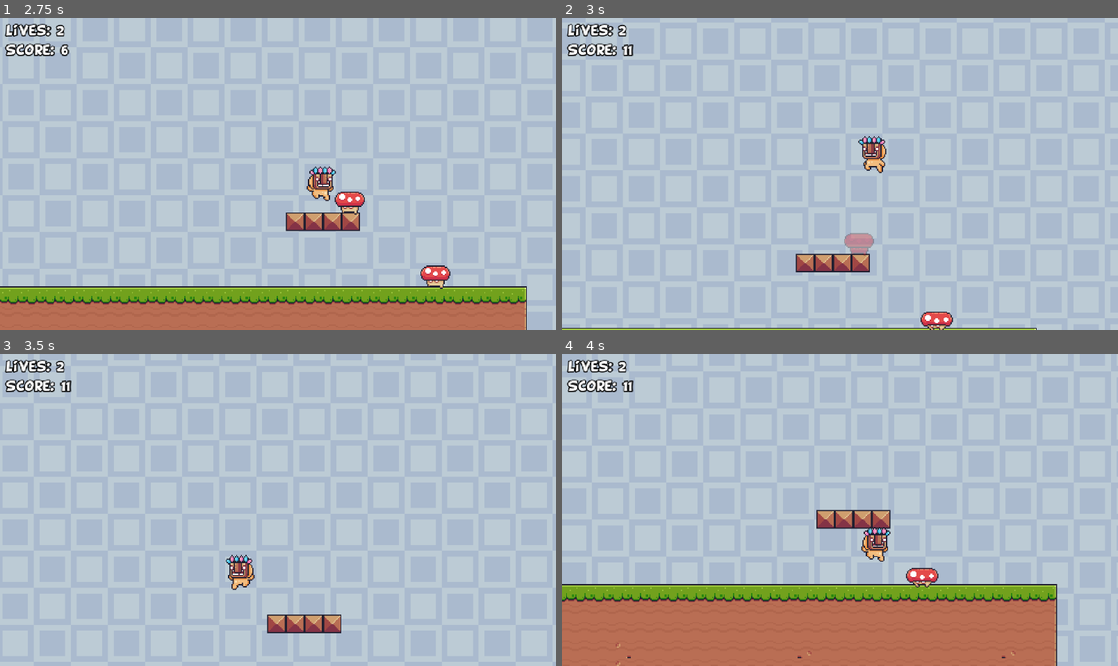
Above: before the commit, frames 1-4 (two rows, left to right).
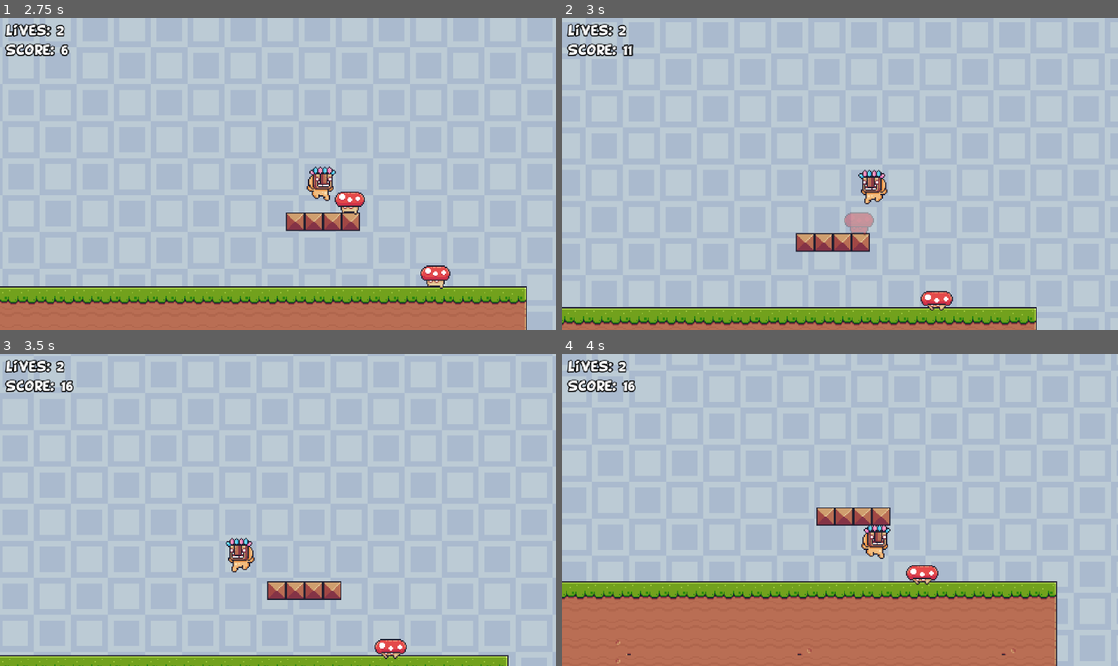
Above: after the commit, the same moments.

Repository: LaSierraDev/godot_practice_2d_platforms
Game: Godot game, scene res://scenes/IU/main_menu.tscn
Two runs of this game, one before a commit and one after it. Both use one fixed random seed, a clock stepped at 60 frames per second and the inputs below.
Inputs:
- Up to frame 1 (2.75 s): click "start" at 0.5 s; hold D (right) from 1.28 s (still down); tap Space (jump) at 1.35, 1.52, 1.82, 2.1, 2.27, 2.57 s
- Up to frame 2 (3 s): release D (right) at 2.78 s; hold A (left) from 2.78 s (still down); tap Space (jump) at 2.85 s
- Up to frame 3 (3.5 s): keep holding A (left)
- Up to frame 4 (4 s): release A (left) at 3.53 s; hold D (right) from 3.53 s (still down); tap Space (jump) at 3.6, 3.77 s

Frame 1 is identical in both runs. In frame 2, 9.3% of the frame differs, in the area x 0-86%, y 37-100%; in frame 3, 5.8%; in frame 4, 4.8%.

Commit message:
[FEAT] Sound of dead player and dead enemy added

Diff:
--- a/scenes/Enemies/enemy_base.tscn
+++ b/scenes/Enemies/enemy_base.tscn
@@ -63,3 +63,5 @@
 libraries/ = SubResource("AnimationLibrary_satqt")
 
 [node name="VisibleOnScreenNotifier2D" type="VisibleOnScreenNotifier2D" parent="." unique_id=1808551125]
+
+[node name="AudioStreamPlayer2D" type="AudioStreamPlayer2D" parent="." unique_id=2112028917]
--- a/scripts/enemies/enemy_base.gd
+++ b/scripts/enemies/enemy_base.gd
@@ -5,6 +5,7 @@
 @onready var animation_player: AnimationPlayer = $AnimationPlayer
 @onready var animated_sprite_2d: AnimatedSprite2D = $AnimatedSprite2D
 @onready var visible_on_screen_notifier_2d: VisibleOnScreenNotifier2D = $VisibleOnScreenNotifier2D
+@onready var audio_stream_player_2d: AudioStreamPlayer2D = $AudioStreamPlayer2D
 
 var _is_facing_right: bool = false
 var _is_inside_screen: bool = false
@@ -15,6 +16,7 @@
 @export var jump_impulse: float = 330.0
 @export var gravity: float = 980.0
 @export var points: int = 0
+
 
 func _ready() -> void:
 	if _player == null:
@@ -68,6 +70,7 @@
 func hit() -> void:
 	GameManager.update_score(points)
 	animation_player.play(Global.ANI_DISSAPIAR, true)
+	AudioManager.play_sfx(audio_stream_player_2d, AudioManager.ENEMY_DIE)
 	stand()
 
 
--- a/scripts/player.gd
+++ b/scripts/player.gd
@@ -58,7 +58,7 @@
 func _jump() -> void:
 	if (is_on_floor() or is_coyote_time) and Input.is_action_just_pressed(Global.A_JUMP):
 			self.velocity.y = -jump_impulse # Es lo mismo que multiplicarlo por -1
-			AudioManager.play_sfx(audio_stream_player_2d, AudioManager.JUMP, 10)
+			AudioManager.play_sfx(audio_stream_player_2d, AudioManager.JUMP)
 
 
 func _gravity(delta: float) -> void:
@@ -80,10 +80,8 @@
 
 
 func _deactive_coyote_time() -> void:
-	#print("Ya no estoy en el suelo y me estoy cayendo")
 	await get_tree().create_timer(coyote_time).timeout
 	is_coyote_time = false
-	#print("Coyote time desactivado")
 
 
 func _knockback(direction: String, force: float) -> void:
@@ -101,17 +99,14 @@
 			self.velocity.y = -force
 
 
-func hit() -> void:
-	animation_player.play(Global.ANI_DISSAPIAR, true)
-	stand()
-
-
 func destroy_me():
 	SignalManager.player_dead.emit()
 	queue_free()
 
 
-func stand() -> void:
+func die() -> void:
+	AudioManager.play_sfx(audio_stream_player_2d, AudioManager.PLAYER_DIE)
+	animation_player.play(Global.ANI_DISSAPIAR, true)
 	animated_sprite.stop()
 	set_process(false)
 	set_physics_process(false)
@@ -130,10 +125,10 @@
 
 func _on_hurtbox_area_entered(area: Area2D) -> void:
 	if area.is_in_group(Global.G_TRAP):
-		hit()
+		die()
 	elif self.position.y < area.global_position.y:
-		_knockback(Global.K_VERTICAL_TO_UP, jump_impulse)
-	else: hit()
+		_knockback(Global.K_VERTICAL_TO_UP, jump_impulse * 0.5)
+	else: die()
 
 
 func _on_animation_player_animation_finished(_ani_name: StringName) -> void:
